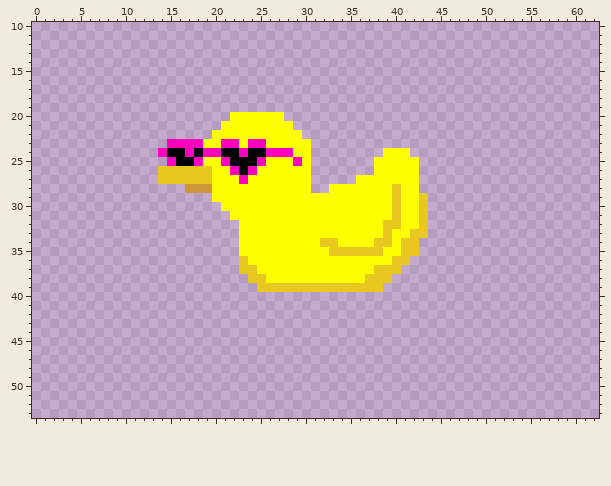
Two states of a pixel-art file, Assets/Art/duck.ase. The picture above is the old version.
64x64 pixels, 1 frame. Shown: x 0..62, y 10..53.
Once edited:
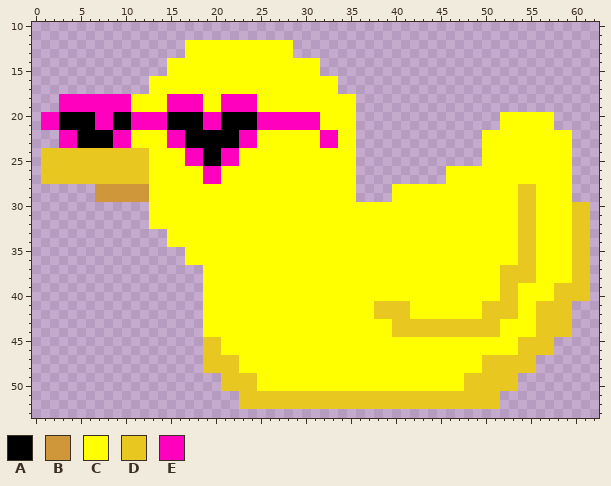
Palette (. is transparent): A #000000  B #cf963a  C #ffff00  D #e8c720  E #ff00be
Commit: ducks are bigger
Difference:
@@ x 0..62 @@
 11 ...............................................................
-12 ...............................................................
-13 ...............................................................
-14 ...............................................................
-15 ...............................................................
-16 ...............................................................
-17 ...............................................................
-18 ...............................................................
-19 ...............................................................
-20 ......................CCCCCC...................................
-21 .....................CCCCCCCC..................................
-22 ....................CCCCCCCCCC.................................
-23 ...............EEEECCEECEECCCCC................................
-24 ..............EAAEAEEAAEAAEEECC........CCC.....................
-25 ...............EAAECCEAAAECCCEC.......CCCCC....................
-26 ..............DDDDDDCCEAECCCCCC.......CCCCC....................
-27 ..............DDDDDDCCCECCCCCCC.....CCCCCCC....................
-28 .................BBBCCCCCCCCCCC..CCCCCCCDCC....................
-29 ....................CCCCCCCCCCCCCCCCCCCCDCCD...................
-30 .....................CCCCCCCCCCCCCCCCCCCDCCD...................
-31 ......................CCCCCCCCCCCCCCCCCCDCCD...................
-32 .......................CCCCCCCCCCCCCCCCDDCCD...................
-33 .......................CCCCCCCCCCCCCCCCDCCDD...................
-34 .......................CCCCCCCCCDDCCCCDDCDD....................
-35 .......................CCCCCCCCCCDDDDDDCCDD....................
-36 .......................DCCCCCCCCCCCCCCCCDD.....................
-37 .......................DDCCCCCCCCCCCCCDDD......................
-38 ........................DDCCCCCCCCCCCDDD.......................
-39 .........................DDDDDDDDDDDDDD........................
-40 ...............................................................
-41 ...............................................................
-42 ...............................................................
-43 ...............................................................
-44 ...............................................................
-45 ...............................................................
-46 ...............................................................
-47 ...............................................................
-48 ...............................................................
-49 ...............................................................
-50 ...............................................................
-51 ...............................................................
-52 ...............................................................
+12 .................CCCCCCCCCCCC..................................
+13 .................CCCCCCCCCCCC..................................
+14 ...............CCCCCCCCCCCCCCCCC...............................
+15 ...............CCCCCCCCCCCCCCCCC...............................
+16 .............CCCCCCCCCCCCCCCCCCCCC.............................
+17 .............CCCCCCCCCCCCCCCCCCCCC.............................
+18 ...EEEEEEEECCCCEEEECCEEEECCCCCCCCCCC...........................
+19 ...EEEEEEEECCCCEEEECCEEEECCCCCCCCCCC...........................
+20 .EEAAAAEEAAEEEEAAAAEEAAAAEEEEEEECCCC................CCCCCC.....
+21 .EEAAAAEEAAEEEEAAAAEEAAAAEEEEEEECCCC................CCCCCC.....
+22 ...EEAAAAEECCCCEEAAAAAAEECCCCCCCEECC..............CCCCCCCCCC...
+23 ...EEAAAAEECCCCEEAAAAAAEECCCCCCCEECC..............CCCCCCCCCC...
+24 .DDDDDDDDDDDDCCCCEEAAEECCCCCCCCCCCCC..............CCCCCCCCCC...
+25 .DDDDDDDDDDDDCCCCEEAAEECCCCCCCCCCCCC..............CCCCCCCCCC...
+26 .DDDDDDDDDDDDCCCCCCEECCCCCCCCCCCCCCC..........CCCCCCCCCCCCCC...
+27 .DDDDDDDDDDDDCCCCCCEECCCCCCCCCCCCCCC..........CCCCCCCCCCCCCC...
+28 .......BBBBBBCCCCCCCCCCCCCCCCCCCCCCC....CCCCCCCCCCCCCCDDCCCC...
+29 .......BBBBBBCCCCCCCCCCCCCCCCCCCCCCC....CCCCCCCCCCCCCCDDCCCC...
+30 .............CCCCCCCCCCCCCCCCCCCCCCCCCCCCCCCCCCCCCCCCCDDCCCCDD.
+31 .............CCCCCCCCCCCCCCCCCCCCCCCCCCCCCCCCCCCCCCCCCDDCCCCDD.
+32 .............CCCCCCCCCCCCCCCCCCCCCCCCCCCCCCCCCCCCCCCCCDDCCCCDD.
+33 ...............CCCCCCCCCCCCCCCCCCCCCCCCCCCCCCCCCCCCCCCDDCCCCDD.
+34 ...............CCCCCCCCCCCCCCCCCCCCCCCCCCCCCCCCCCCCCCCDDCCCCDD.
+35 .................CCCCCCCCCCCCCCCCCCCCCCCCCCCCCCCCCCCCCDDCCCCDD.
+36 .................CCCCCCCCCCCCCCCCCCCCCCCCCCCCCCCCCCCCCDDCCCCDD.
+37 ...................CCCCCCCCCCCCCCCCCCCCCCCCCCCCCCCCCDDDDCCCCDD.
+38 ...................CCCCCCCCCCCCCCCCCCCCCCCCCCCCCCCCCDDDDCCCCDD.
+39 ...................CCCCCCCCCCCCCCCCCCCCCCCCCCCCCCCCCDDCCCCDDDD.
+40 ...................CCCCCCCCCCCCCCCCCCCCCCCCCCCCCCCCCDDCCCCDDDD.
+41 ...................CCCCCCCCCCCCCCCCCCCDDDDCCCCCCCCDDDDCCDDDD...
+42 ...................CCCCCCCCCCCCCCCCCCCDDDDCCCCCCCCDDDDCCDDDD...
+43 ...................CCCCCCCCCCCCCCCCCCCCCDDDDDDDDDDDDCCCCDDDD...
+44 ...................CCCCCCCCCCCCCCCCCCCCCDDDDDDDDDDDDCCCCDDDD...
+45 ...................DDCCCCCCCCCCCCCCCCCCCCCCCCCCCCCCCCCDDDD.....
+46 ...................DDCCCCCCCCCCCCCCCCCCCCCCCCCCCCCCCCCDDDD.....
+47 ...................DDDDCCCCCCCCCCCCCCCCCCCCCCCCCCCDDDDDD.......
+48 ...................DDDDCCCCCCCCCCCCCCCCCCCCCCCCCCCDDDDDD.......
+49 .....................DDDDCCCCCCCCCCCCCCCCCCCCCCCDDDDDD.........
+50 .....................DDDDCCCCCCCCCCCCCCCCCCCCCCCDDDDDD.........
+51 .......................DDDDDDDDDDDDDDDDDDDDDDDDDDDDD...........
+52 .......................DDDDDDDDDDDDDDDDDDDDDDDDDDDDD...........
 53 ...............................................................
Pixel boxes of the changes (left, top, right, bottom) in both pictures:
changed: (41, 40, 590, 409)
